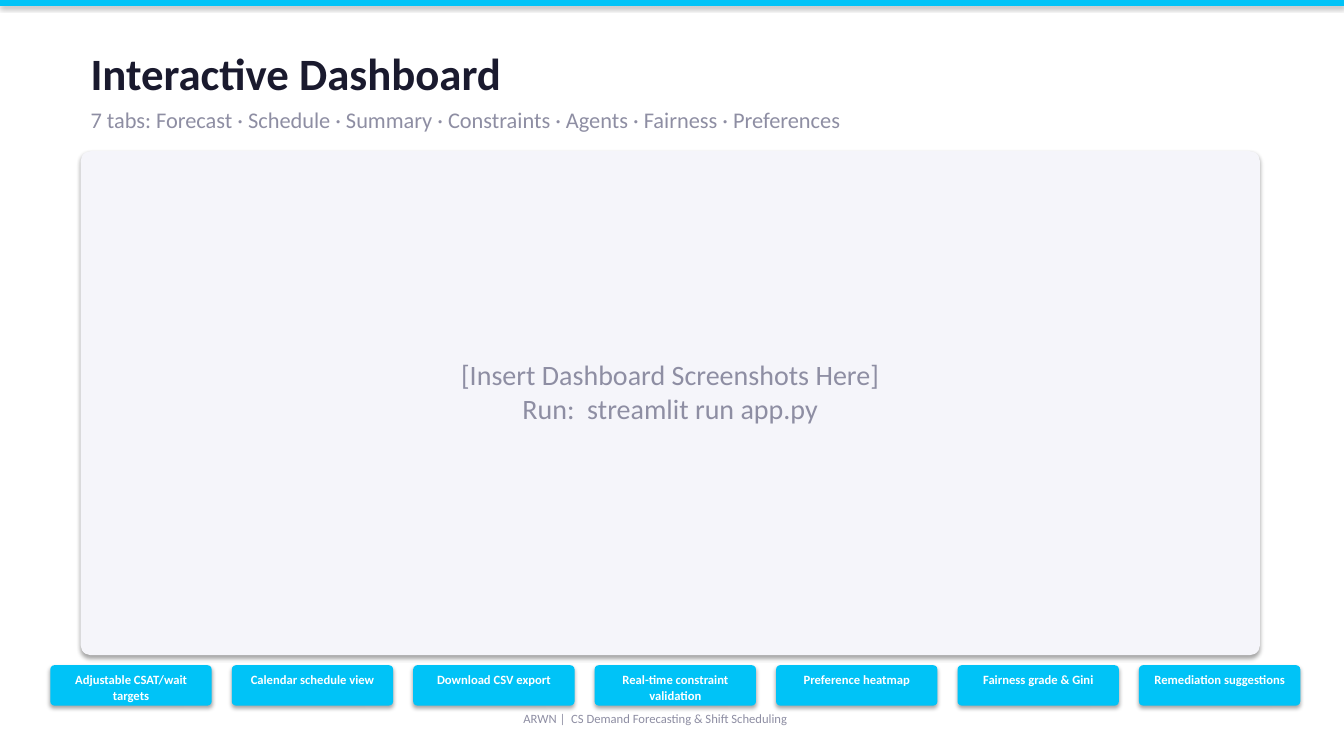
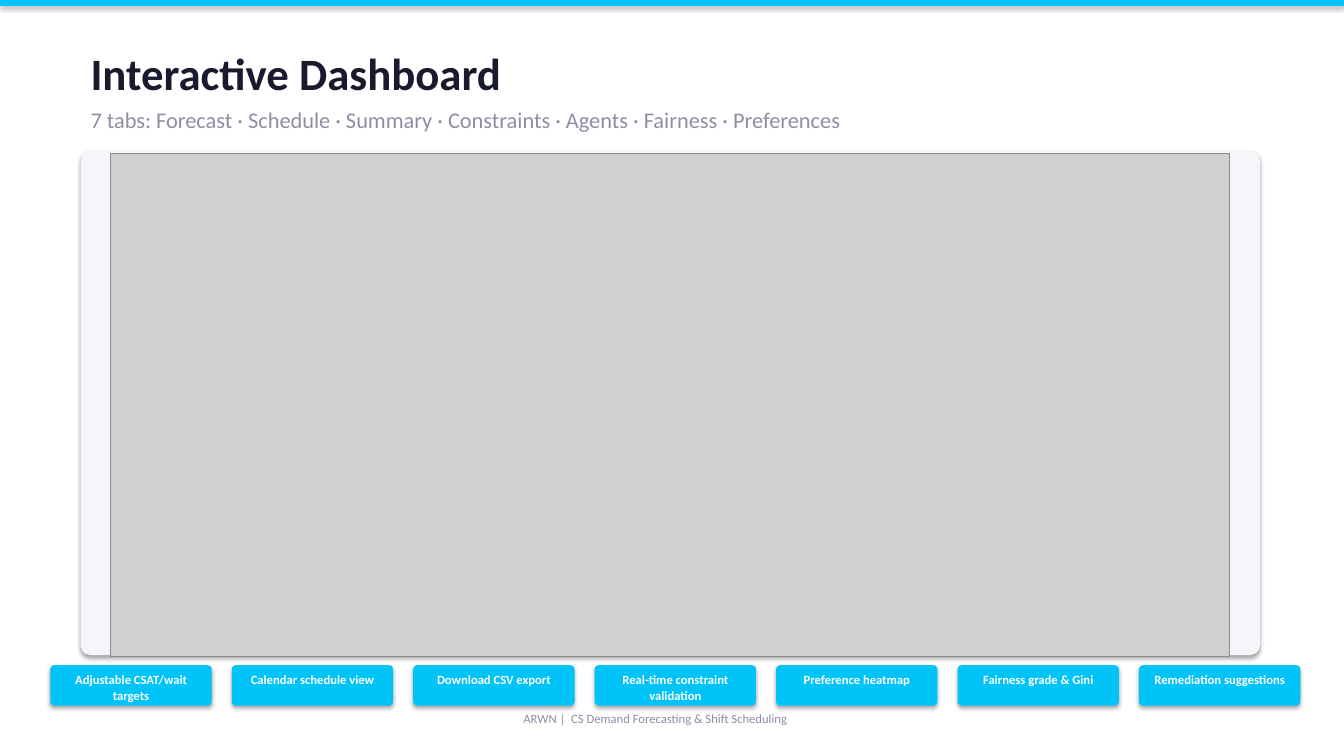
Before and after one commit to ougrid/arwn-aifse, a slide deck: slide 12 of presentation_deck.pptx (slide 11 before the commit). Drawn at 1344x756 pixels with LibreOffice and Linux fonts; fonts in the diff are those of the drawing; grey boxes stand for pictures. Boxes give left, top, right and bottom in pixels: in the first picture for what was removed or moved away, otherwise in the second. Text is boxed around its words. In the diff, an @@ line names an element or a change of style, - is before the commit and + after.

```diff
--- a/presentation_deck.pptx
+++ b/presentation_deck.pptx
@@ picture added at bbox=[111, 153, 1230, 656] @@
@@ text removed at bbox=[461, 365, 879, 424] @@
-[Insert Dashboard Screenshots Here]
-Run: streamlit run app.py
```
Also in this commit, not shown: 3 other slides changed, 2 slides added, 2 other files.
